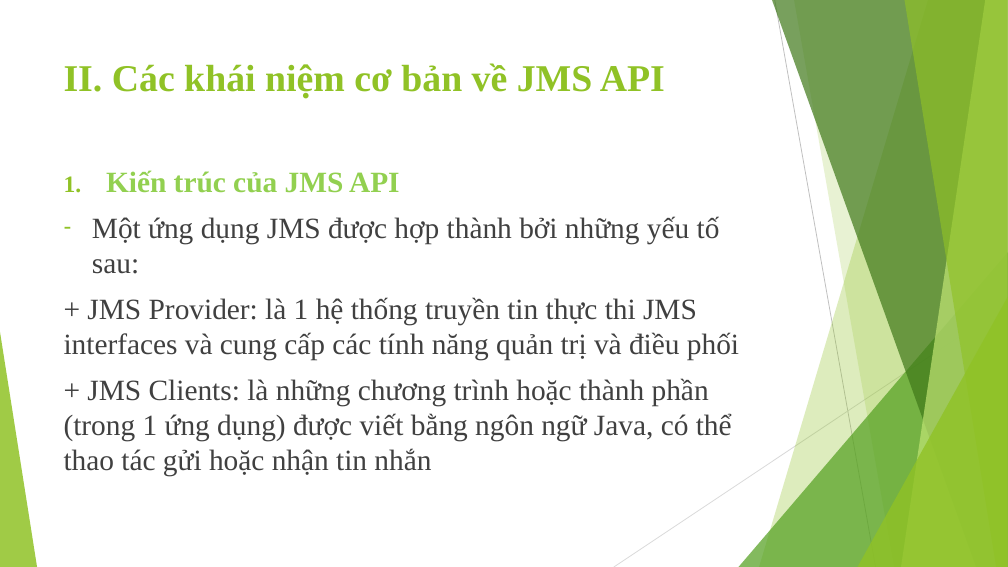
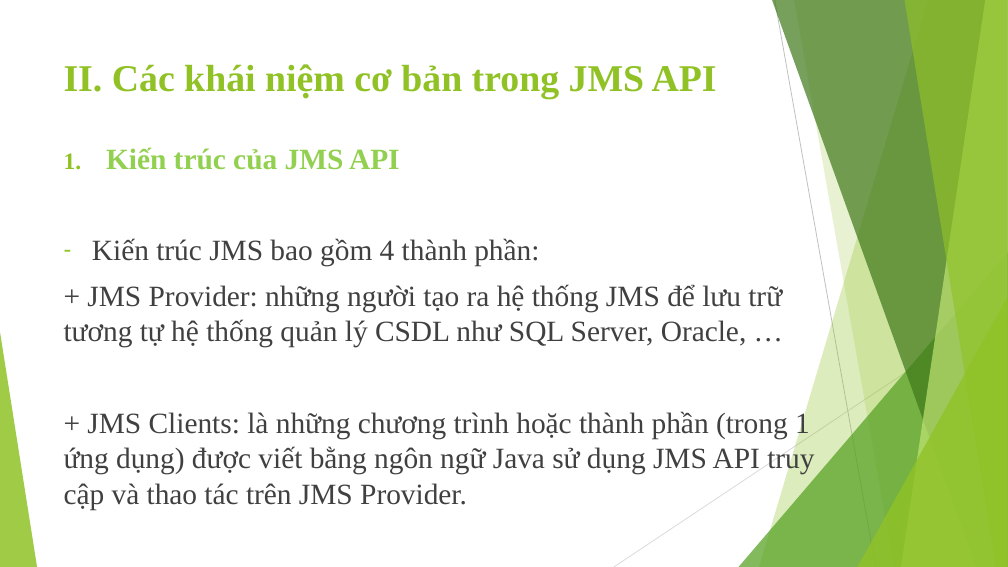
Before and after one commit to tranchuyen282/PTIT, a slide deck: slide 6 of PTPMDV/SlideJMS.pptx (slide 5 before the commit). Drawn at 1008x567 pixels with LibreOffice and Linux fonts; fonts in the diff are those of the drawing. Boxes give left, top, right and bottom in pixels: in the first picture for what was removed or moved away, otherwise in the second. Text is boxed around its words. In the diff, an @@ line names an element or a change of style, - is before the commit and + after.

```diff
--- a/PTPMDV/SlideJMS.pptx
+++ b/PTPMDV/SlideJMS.pptx
@@ title at bbox=[64, 64, 717, 99]: text changed @@
-II. Các khái niệm cơ bản về JMS API
+II. Các khái niệm cơ bản trong JMS API
@@ text "Kiến trúc của JMS API": place and size @@
-text "Kiến trúc của JMS API" at bbox=[64, 170, 739, 477]
+text "Kiến trúc của JMS API" at bbox=[64, 147, 814, 510]
@@ text at bbox=[64, 238, 814, 510]: text changed @@
-– Một ứng dụng JMS được hợp thành bởi những yếu tố sau:
-+ JMS Provider: là 1 hệ thống truyền tin thực thi JMS interfaces và cung cấp các tính năng quản trị và điều phối
-+ JMS Clients: là những chương trình hoặc thành phần (trong 1 ứng dụng) được viết bằng ngôn ngữ Java, có thể thao tác gửi hoặc nhận tin nhắn
+– Kiến trúc JMS bao gồm 4 thành phần:
++ JMS Provider: những người tạo ra hệ thống JMS để lưu trữ tương tự hệ thống quản lý CSDL như SQL Server, Oracle, …
++ JMS Clients: là những chương trình hoặc thành phần (trong 1 ứng dụng) được viết bằng ngôn ngữ Java sử dụng JMS API truy cập và thao tác trên JMS Provider.
```
Also in this commit, not shown: 5 other slides changed, 4 slides added, 3 slides removed, 9 other files.
